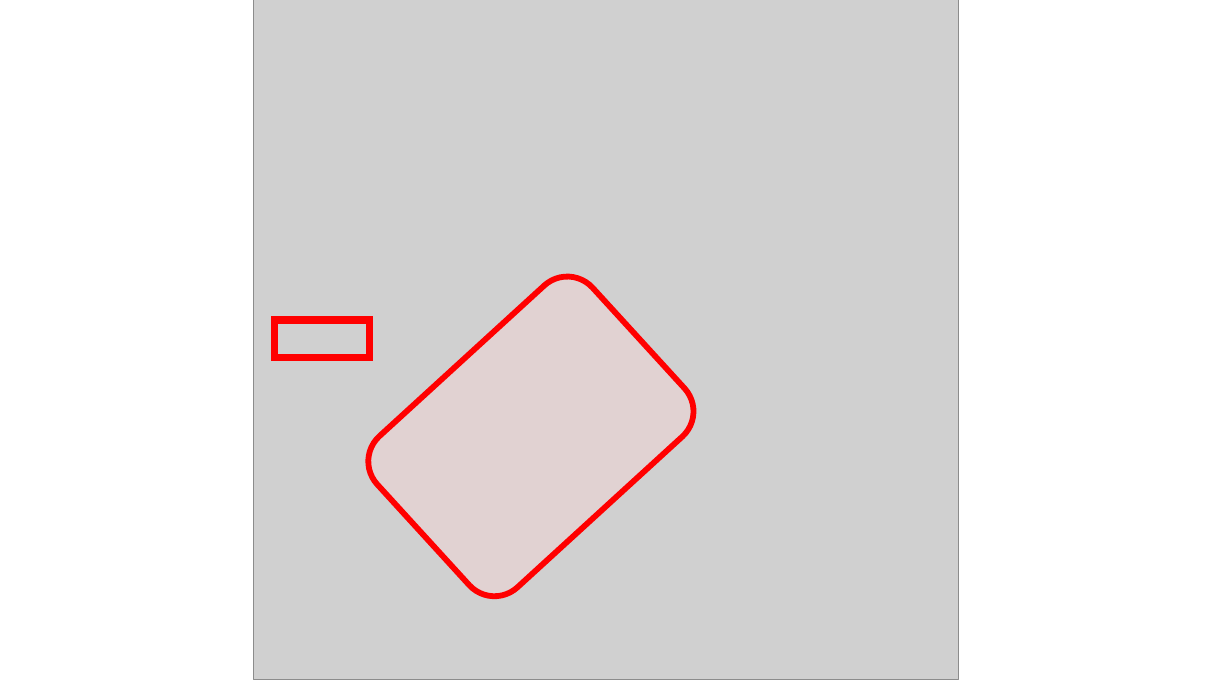
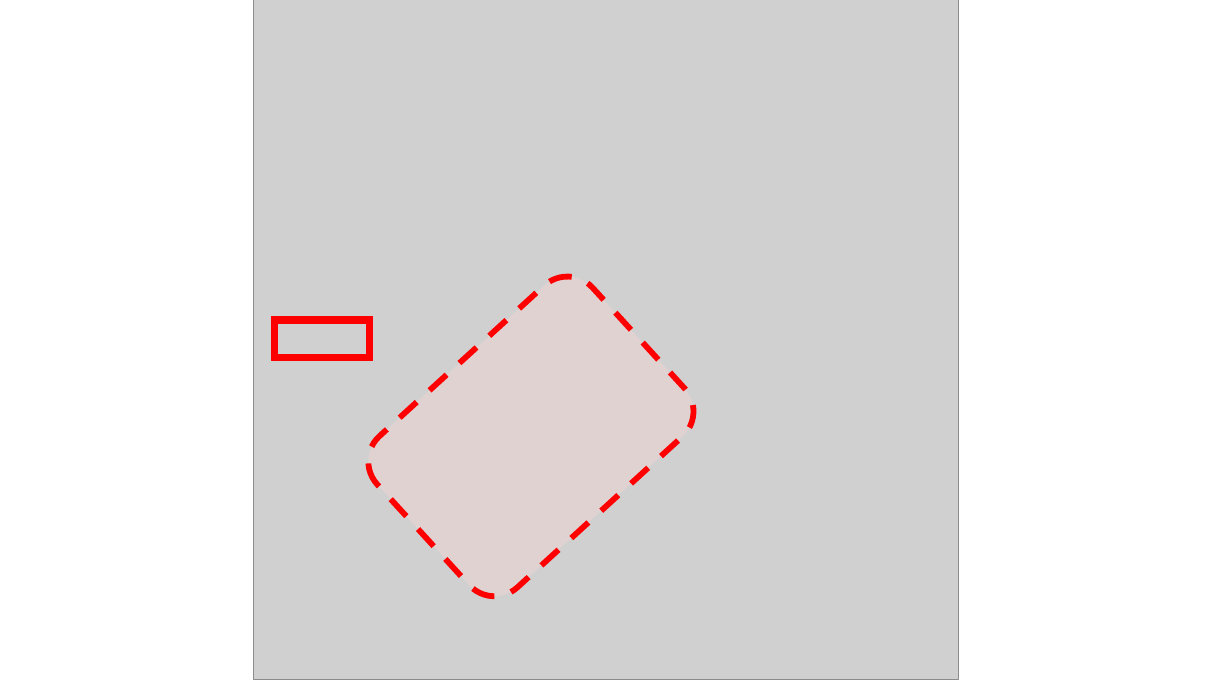
Before and after one commit to chris-s-bowden/page-test, a slide deck: slide 1 of docs/img_edits.pptm. Drawn at 1232x693 pixels with LibreOffice and Linux fonts; fonts in the diff are those of the drawing; grey boxes stand for pictures. Boxes give left, top, right and bottom in pixels: in the first picture for what was removed or moved away, otherwise in the second. Text is boxed around its words. In the diff, an @@ line names an element or a change of style, - is before the commit and + after.

```diff
--- a/docs/img_edits.pptm
+++ b/docs/img_edits.pptm
@@ rounded rectangle at bbox=[354, 263, 708, 611]: outline #FF0000 4.5 pt to #FF0000 4.5 pt dashed @@
```
Also in this commit, not shown: 2 slides added, 2 slides removed, 18 other files.
